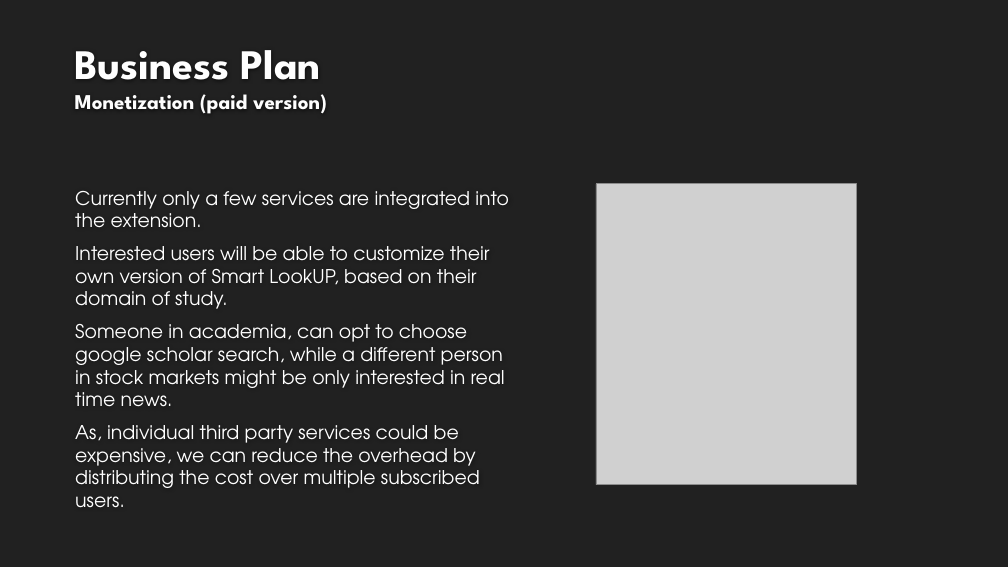
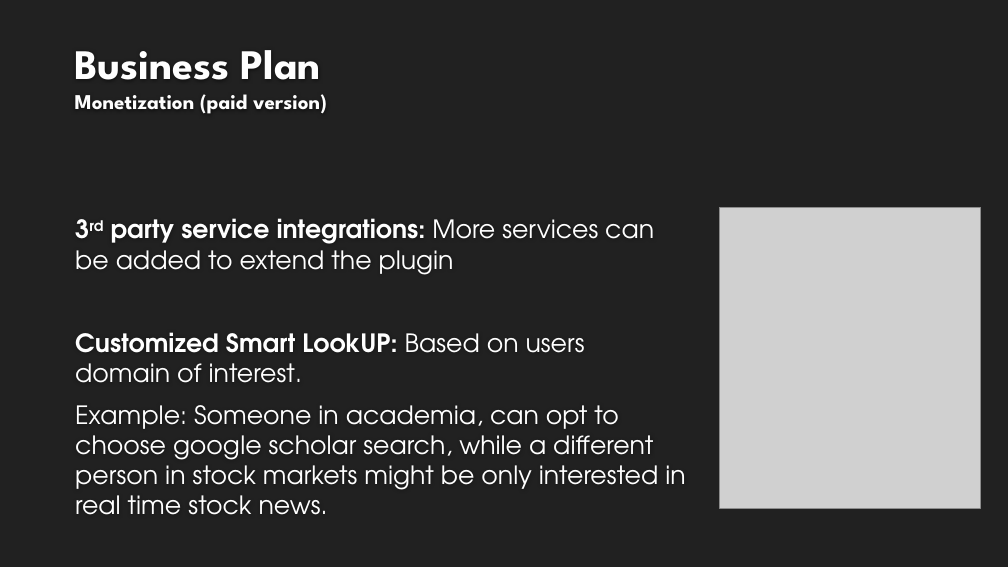
Before and after one commit to Pranshu258/SmartLookup, a slide deck: slide 9 of Documents/Smart LookUP.pptx (slide 10 before the commit). Drawn at 1008x567 pixels with LibreOffice and Linux fonts; fonts in the diff are those of the drawing; grey boxes stand for pictures; background and template pictures are left out. Boxes give left, top, right and bottom in pixels: in the first picture for what was removed or moved away, otherwise in the second. Text is boxed around its words. In the diff, an @@ line names an element or a change of style, - is before the commit and + after.

```diff
--- a/Documents/Smart LookUP.pptx
+++ b/Documents/Smart LookUP.pptx
@@ picture: place and size @@
-picture at (596,184,857,485)
+picture at (720,207,981,508)
@@ text at (75,218,685,515): text changed; size 18 to 24 pt @@
-Currently only a few services are integrated into the extension.
-Interested users will be able to customize their own version of Smart LookUP, based on their domain of study.
-Someone in academia, can opt to choose google scholar search, while a different person in stock markets might be only interested in real time news.
-As, individual third party services could be expensive, we can reduce the overhead by distributing the cost over multiple subscribed users.
+3rd party service integrations: More services can be added to extend the plugin
+Customized Smart LookUP: Based on users domain of interest.
+Example: Someone in academia, can opt to choose google scholar search, while a different person in stock markets might be only interested in real time stock news.
```
Also in this commit, not shown: 7 other slides changed, 1 slide added, 1 slide removed, 1 other file.
